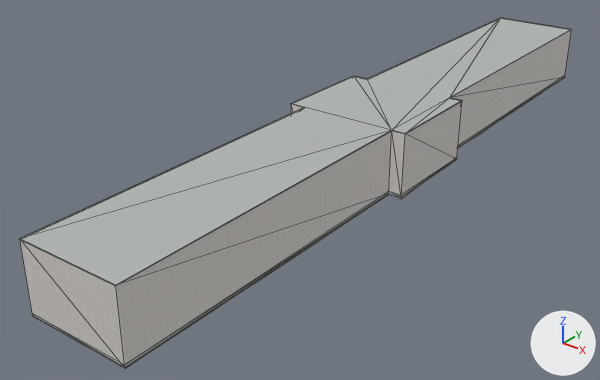
What one commit did to the Blender file assets/blender/buildings/osm-way-1132256451.blend.
The view is the same before and after, from a 50 mm lens placed at (60.1, -92.3, 48.5), pointed at (-6.2, -9.4, -2.9). The axes (+X, +Y, +Z) are drawn at lower right. The lights are the same throughout. The first picture is the older version. Mesh edges are drawn as thin lines.

The first picture shows 'building foundation 1132256451', 'reality 1132256451 near reality aged pale plaster', 'reality 1132256451 near reality concrete plinth', 'reality 1132256451 near reality flat weathered roof', 'reality 1132256451 near reality pale aluminum sill'.
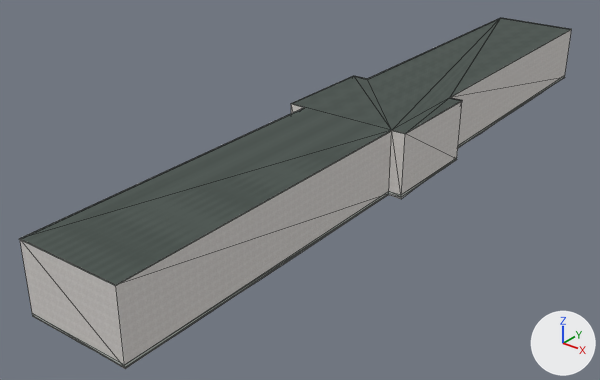
Where the change shows, as pixel boxes [x1, y1, x2, y2] in the pictures (600 x 380 px):
'reality 1132256451 near reality flat weathered roof', surface changed (darker)
    both: [20, 18, 571, 285]
part 1 of me_reality_1132256451_near_reality_pale_aluminum_sill, added
    after: [19, 21, 572, 286]

Patch to the scene script:
```diff
--- a/assets/blender/buildings/osm-way-1132256451.blend.py
+++ b/assets/blender/buildings/osm-way-1132256451.blend.py
@@ img_roof_normal_png @@
+img_roof_normal_png = load_image('roof-normal.png', '../../../public/models/architecture/textures/roof-normal.png', 256, 256, 'Non-Color')
@@ img_roof_color_png @@
+img_roof_color_png = load_image('roof-color.png', '../../../public/models/architecture/textures/roof-color.png', 256, 256, 'sRGB')
@@ mat_reality_flat_weathered_roof @@
 mat_reality_flat_weathered_roof = bpy.data.materials.new('reality flat weathered roof')
-# nodes: BsdfPrincipled, OutputMaterial
-# colours: grey #b3b7b4
+# nodes: BsdfPrincipled, MixRGB, NormalMap, OutputMaterial, TexImage x2
+# colours: white #ffffff
+# uses the picture img_roof_color_png
+# uses the picture img_roof_normal_png
@@ me_reality_1132256451_near_reality_pale_aluminum_sill @@
 # used by ob_reality_1132256451_near_reality_pale_aluminum_sill; parent = ob_osm_way_1132256451; location = (0.0, 0.0, 0.0)
-me_reality_1132256451_near_reality_pale_aluminum_sill.from_pydata(...)  # 48 vertices, 24 faces; spans x -9.3..9.3, y -54.1..54.1, z 8.9..9.0
+me_reality_1132256451_near_reality_pale_aluminum_sill.from_pydata(...)  # 96 vertices, 48 faces; spans x -9.3..9.3, y -54.1..54.1, z 8.9..9.0
+# me_reality_1132256451_near_reality_pale_aluminum_sill part 1: 44 vertices added at x -9.3..9.3, y -54.1..54.1, z 9.0
+# other edits to the shape of me_reality_1132256451_near_reality_pale_aluminum_sill do not show in these pictures
 me_reality_1132256451_near_reality_pale_aluminum_sill.materials.append(mat_reality_pale_aluminum_sill)
```
